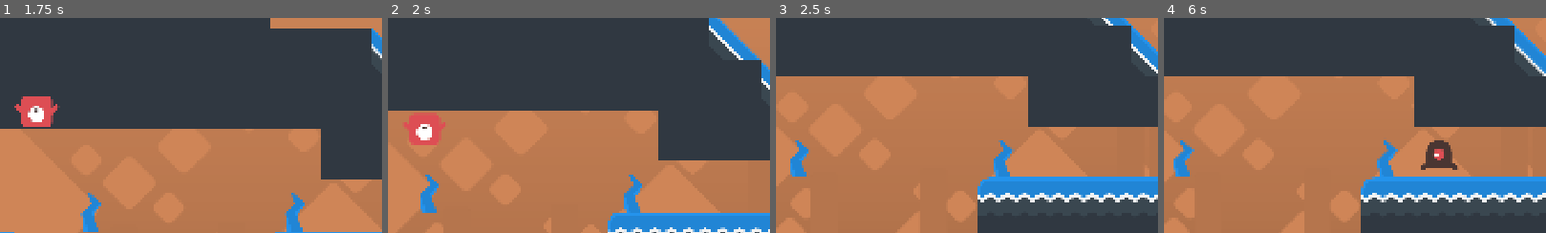
Above: before the commit, frames 1-4 (left to right).
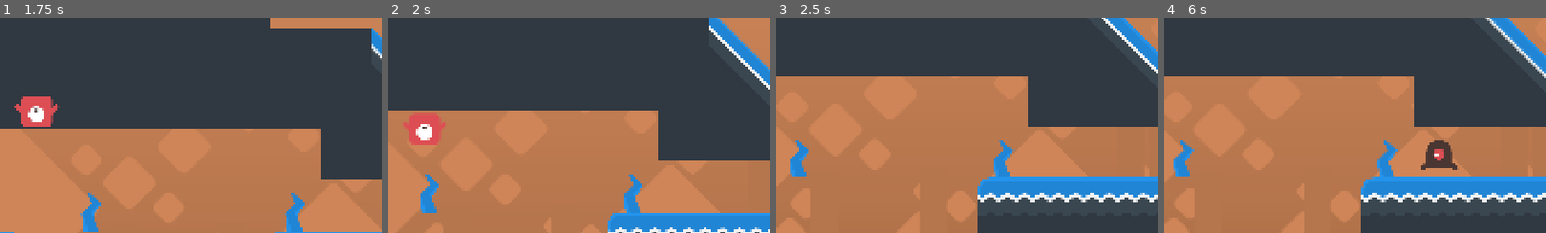
Above: after the commit, the same moments.

Repository: Doreen-b-tronic/Level-Design
Game: Godot game, scene res://levels/level_2.tscn
Same seed, same stepped clock (60 frames per second), same inputs: the game is played once before the commit and once after it. This scene is started directly instead of the project's main scene.
Inputs (mouse positions are % of the whole screen's width and height, from its top left):
- Up to frame 1 (1.75 s): tap Enter at 0.5 s; move the mouse to (72, 45) at 0.52 s; hold Right (player_1_right) from 0.53 s (still down); tap A (player_2_left) at 0.6 s; click (72, 45) at 0.67 s; tap Up (player_1_jump) at 0.77, 1.52 s; move the mouse to (30, 55) at 1.27 s; tap D (player_2_right) at 1.35 s
- Up to frame 2 (2 s): keep holding Right (player_1_right)
- Up to frame 3 (2.5 s): move the mouse to (60, 28) at 2.02 s; release Right (player_1_right) at 2.03 s; hold Left (player_1_left) from 2.03 s (still down); tap A (player_2_left) at 2.1 s
- Up to frame 4 (6 s): move the mouse to (45, 70) at 2.77 s; release Left (player_1_left) at 2.78 s; hold Right (player_1_right) 2.78-4.28 s; tap D (player_2_right) at 2.85, 4.35, 5.85 s; click (45, 70) at 2.92 s; tap Up (player_1_jump) at 3.02, 3.77, 4.52 s; move the mouse to (80, 65) at 3.52 s; tap A (player_2_left) at 3.6, 5.1 s; move the mouse to (20, 35) at 4.27 s; hold Left (player_1_left) 4.28-5.03 s; move the mouse to (55, 50) at 5.02 s; hold Right (player_1_right) 5.03-5.78 s; click (55, 50) at 5.17 s; move the mouse to (35, 25) at 5.77 s; hold Left (player_1_left) from 5.78 s (still down)
The pictures show only the part of the screen within x 50-100%, y 22-72%; the shares and areas given below are measured in that part.

Frame 1 is identical in both runs. In frame 2, 0.3% of the frame differs, in the area x 92-98%, y 19-30%; in frame 3, 0.3%, in the area x 87-93%, y 3-14%; in frame 4, 0.3%.

Commit message:
Disable floor stop on slope for Enemy7 in level 2
Set 'floor_stop_on_slope' to false for Enemy7 in level_2.tscn to adjust its movement behavior on slopes.

Diff:
--- a/levels/level_2.tscn
+++ b/levels/level_2.tscn
@@ -25,7 +25,7 @@
 
 [node name="TileMap" parent="." instance=ExtResource("5_betor")]
 position = Vector2(1, 0)
-tile_map_data = PackedByteArray("AAAAAAUAAAACAAAAAAABAAUAAAA …(4408 unchanged characters)… OAAIAAAAAAAAAAAAPAAIAAAAAAAAAAAAQAAIAAAAAAAAAAAARAAMAAAAAAAAAAAAQAAMAAAAAAAAAAAAPAAMAAAAAAAAAAAAiAAQ …(447 unchanged characters)…
+tile_map_data = PackedByteArray("AAAAAAUAAAACAAAAAAABAAUAAAA …(4408 unchanged characters)… OAAIAAAAAAAAAAAAPAAIAAAAAAAAAAAAQAAIAAAAEAAIAAAARAAMAAAAEAAIAAAAQAAMAAAAAAAAAAAAPAAMAAAAAAAAAAAAiAAQ …(447 unchanged characters)…
 tile_set = ExtResource("5_vm7no")
 
 [node name="Coins" type="Node2D" parent="."]
@@ -163,6 +163,7 @@
 
 [node name="Enemy7" parent="." instance=ExtResource("10_7nvrk")]
 position = Vector2(1412, -418)
+floor_stop_on_slope = false
 
 [node name="Enemy2" parent="." instance=ExtResource("10_7nvrk")]
 position = Vector2(2587, 589)
